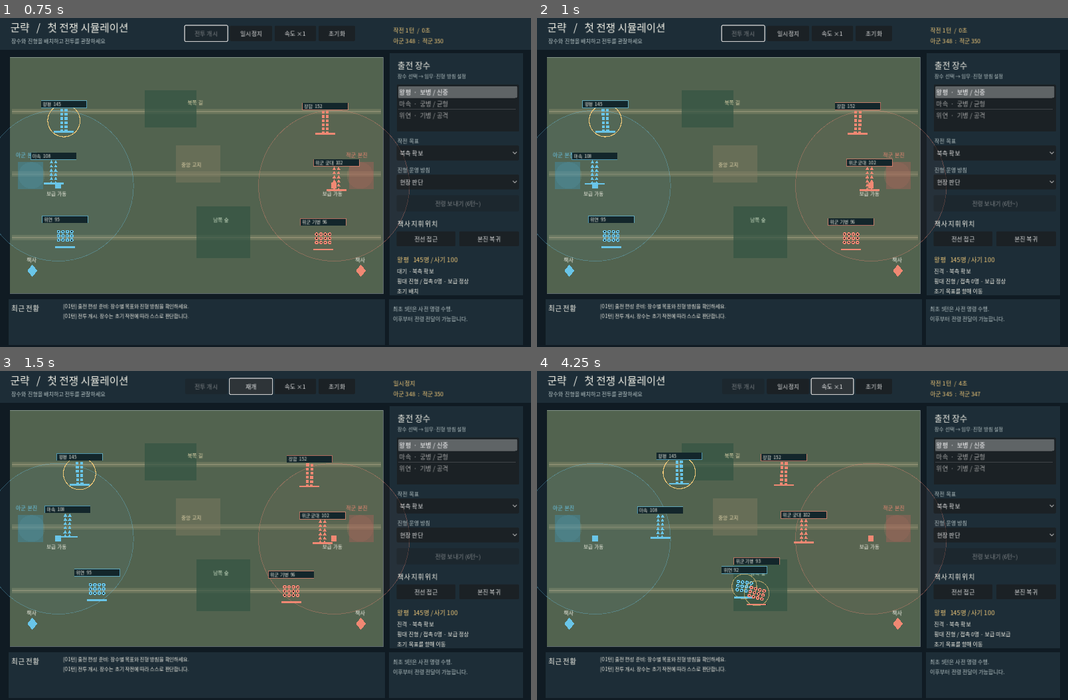
Above: before the commit, frames 1-4 (two rows, left to right).
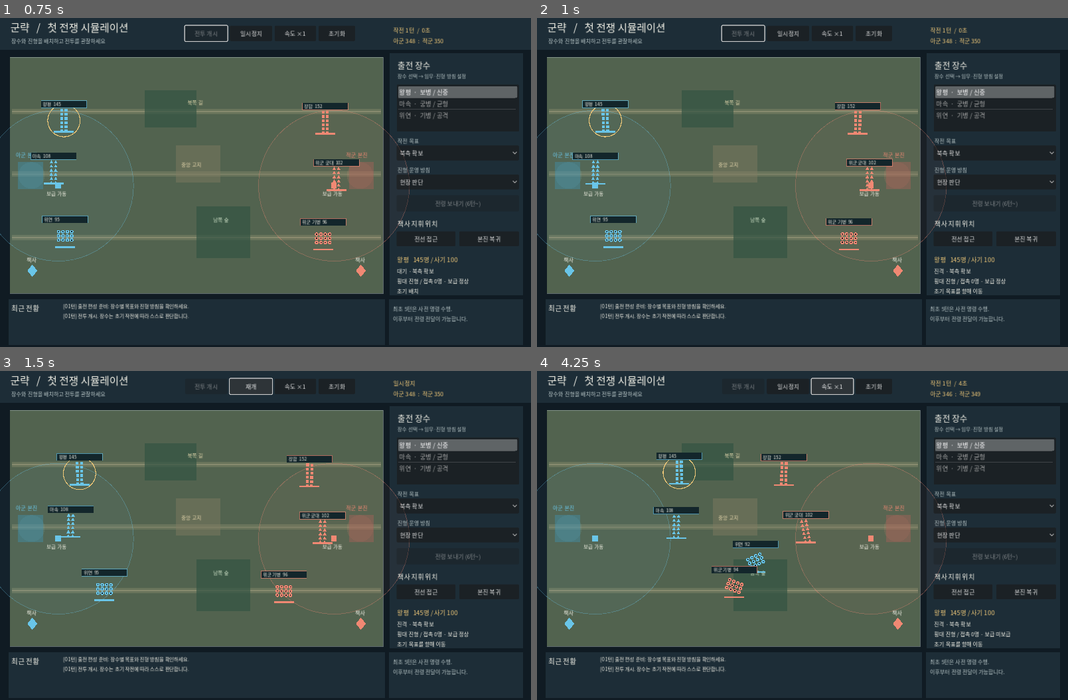
Above: after the commit, the same moments.

Repository: slows28/gunryak
Game: Godot game, scene res://main.tscn
Two runs of this game, one before a commit and one after it. Both use one fixed random seed, a clock stepped at 60 frames per second and the inputs below.
Inputs:
- Up to frame 1 (0.75 s): click "전투 개시" at 0.5 s
- Up to frame 2 (1 s): no input
- Up to frame 3 (1.5 s): click "일시정지" at 1.25 s
- Up to frame 4 (4.25 s): click "재개" at 2 s; click "속도 ×1" at 2.75 s; click "속도 ×2" at 3.5 s

Frame 1 is identical in both runs. In frame 2, 0.3% of the frame differs, in the area x 6-64%, y 40-71%; in frame 3, 0.6%; in frame 4, 1.2%, in the area x 18-84%, y 6-72%.

Commit message:
feat(m2): autonomous observed-target cavalry flanks and terrain-dependent warfare

Diff:
--- a/scripts/war_sim.gd
+++ b/scripts/war_sim.gd
@@ -353,6 +353,17 @@
         goal = pos + escape.normalized() * minf(110.0, 155.0 - enemy_distance)
         if str(unit["action"]) != "거리 유지":
             _log("%s 궁병이 근접 적을 피해 후방 기동" % str(unit["name"]))
+    elif str(unit["type"]) == "기병" and personality == "공격" and ability >= 72.0 and morale > 52.0 and relative_strength >= 0.75 and enemy_distance >= 92.0 and enemy_distance < 245.0:
+        # Waypoint is built from an enemy we can actually SEE, not the full map.
+        # Reaching the waypoint commits the unit to a strike on that enemy.
+        if str(unit["action"]) == "측면 우회" and pos.distance_to(unit["goal"]) < 27.0:
+            action = "돌파"
+            reason = "측면 진입 성공: 관측한 적을 향해 돌격"
+            goal = nearest["pos"]
+        else:
+            action = "측면 우회"
+            reason = "공격형 장수: 적 정면을 피해 측면으로 기동"
+            goal = _flank_waypoint(unit, nearest)
     elif enemy_distance < 165.0 and personality == "신중" and relative_strength < 0.94:
         action = "방어"
         reason = "적군 우세를 감지해 방어 진형 유지"
@@ -419,6 +430,21 @@
         unit["next_formation"] = wanted
         unit["form_remaining"] = 2.1 + (100.0 - ability) * 0.014
 
+
+# A visible target's facing determines the offset, so the cavalry really travels
+# to one flank. A cautious commander never calls this maneuver.
+func _flank_waypoint(unit: Dictionary, enemy: Dictionary) -> Vector2:
+    var enemy_facing: Vector2 = enemy["facing"]
+    if enemy_facing.length_squared() <= 0.1:
+        enemy_facing = Vector2.LEFT if int(enemy["side"]) == 1 else Vector2.RIGHT
+    enemy_facing = enemy_facing.normalized()
+    var lateral: Vector2 = Vector2(-enemy_facing.y, enemy_facing.x)
+    var offset: Vector2 = (unit["pos"] as Vector2) - (enemy["pos"] as Vector2)
+    var side_sign: float = 1.0 if lateral.dot(offset) >= 0.0 else -1.0
+    if absf(lateral.dot(offset)) < 4.0:
+        side_sign = 1.0 if int(unit["id"]) % 2 == 0 else -1.0
+    return _field_point((enemy["pos"] as Vector2) + lateral * side_sign * 83.0 + enemy_facing * 24.0)
+
 func _mission_point(side: int, mission: String) -> Vector2:
     var x: float = 680.0 if side == 0 else 220.0
     match mission:
@@ -440,7 +466,7 @@
     var pos: Vector2 = unit["pos"]
     var goal: Vector2 = unit["goal"]
     var enemy: Dictionary = _nearest_visible_enemy(unit)
-    if not enemy.is_empty() and str(unit["action"]) not in ["후퇴", "기지 습격", "방어", "거리 유지"]:
+    if not enemy.is_empty() and str(unit["action"]) not in ["후퇴", "기지 습격", "방어", "거리 유지", "측면 우회"]:
         var distance: float = pos.distance_to(enemy["pos"])
         var range_goal: float = 143.0 if str(unit["type"]) == "궁병" else 32.0
         if distance <= range_goal:
@@ -455,8 +481,7 @@
         "방진": rate *= 0.65
     if str(unit["next_formation"]) != "":
         rate *= 0.55
-    if _in_forest(pos):
-        rate *= 0.70
+    rate *= _terrain_movement_multiplier(unit, pos)
     if pos.distance_to(goal) > 2.0:
         var new_pos: Vector2 = pos.move_toward(goal, rate * dt)
         unit["pos"] = _field_point(new_pos)
@@ -546,6 +571,31 @@
 func _field_point(p: Vector2) -> Vector2:
     return Vector2(clampf(p.x, 18.0, FIELD_W - 18.0), clampf(p.y, 22.0, FIELD_H - 18.0))
 
+
+# Terrain layout is the same geometry used by game.gd's tactical map.
+func terrain_at(p: Vector2) -> String:
+    if _in_forest(p):
+        return "숲"
+    if Rect2(400.0, 213.0, 108.0, 89.0).has_point(p):
+        return "고지"
+    for y in [131.0, 282.0, 435.0]:
+        if absf(p.y - y) <= 10.0:
+            return "도로"
+    return "평지"
+
+func _terrain_movement_multiplier(unit: Dictionary, p: Vector2) -> float:
+    match terrain_at(p):
+        "도로":
+            return 1.23
+        "숲":
+            match str(unit["type"]):
+                "기병": return 0.53
+                "궁병": return 0.77
+                _: return 0.83
+        "고지":
+            return 0.82
+    return 1.0
+
 func _in_forest(p: Vector2) -> bool:
     return Rect2(325, 80, 125, 90).has_point(p) or Rect2(450, 360, 130, 125).has_point(p)
 
@@ -624,10 +674,14 @@
             # Close fighting degrades bow effectiveness; cover blocks some shots.
             attack *= 0.55 if distance < 56.0 else 1.0
             if _in_forest(ep):
-                attack *= 0.84
+                attack *= 0.72
+            if terrain_at(pos) == "고지" and terrain_at(ep) != "고지":
+                attack *= 1.23
         else:
             # Physical contact frontage, not a free formation-specific stat buff.
             attack *= clampf(float(contacts) / 8.0, 0.35, 1.50)
+            if terrain_at(pos) == "고지" and terrain_at(ep) != "고지":
+                attack *= 1.11
 
         var direction: Vector2 = (pos - ep).normalized()
         var facing: Vector2 = enemy["facing"]
